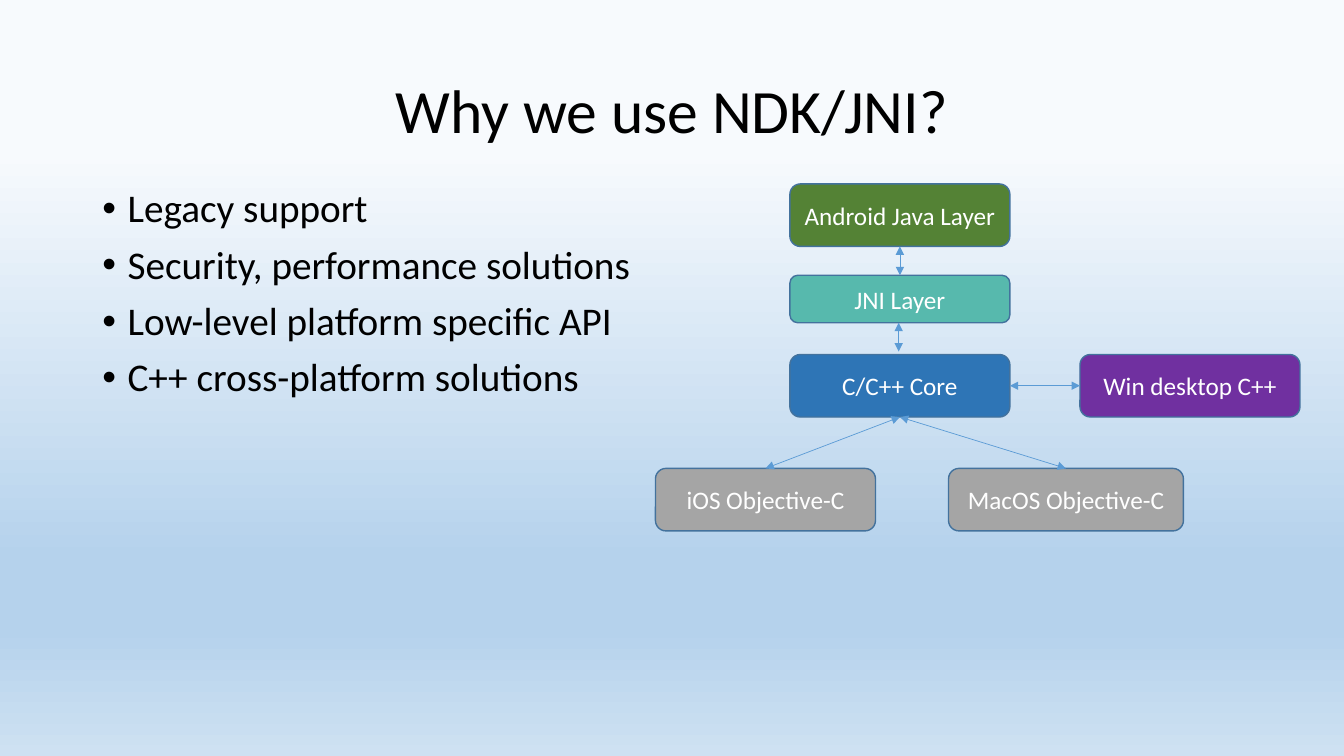
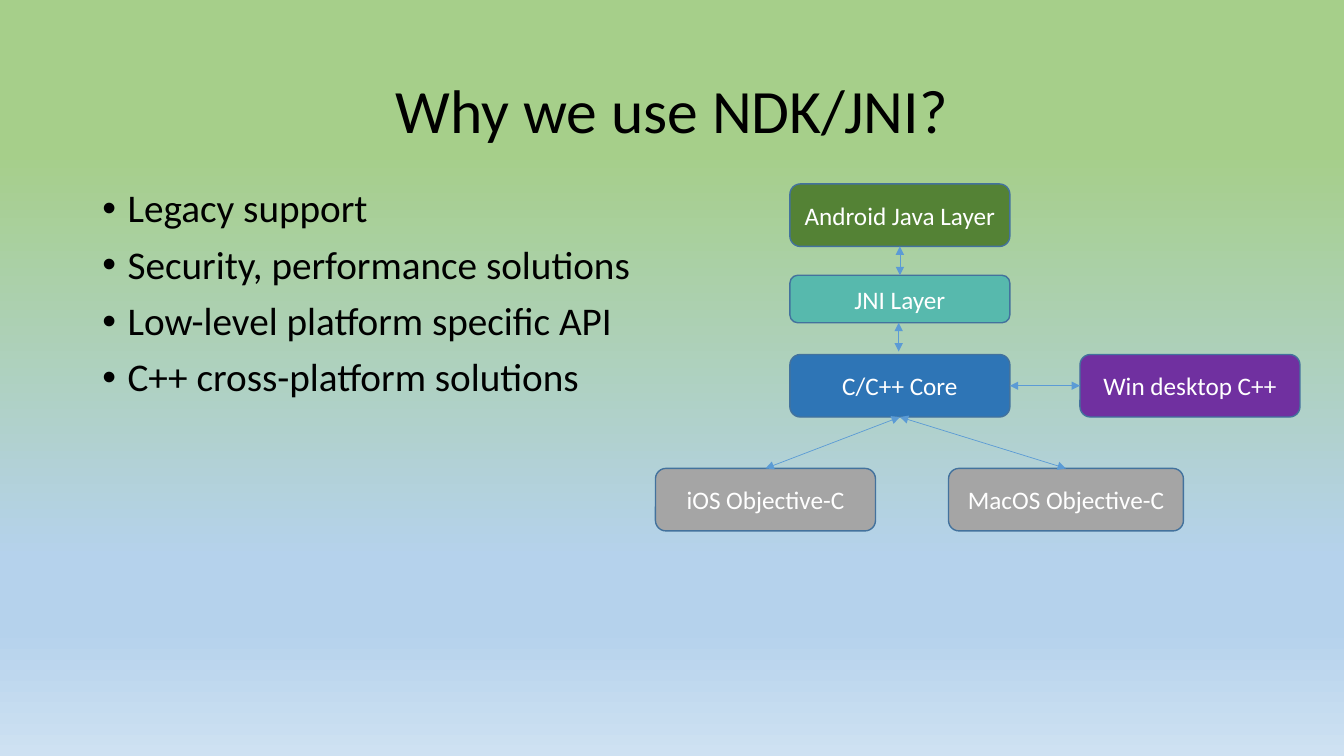
Before and after one commit to 9majka/NDK_presentation, a slide deck: slide 3 of NDK.pptx. Drawn at 1344x756 pixels with LibreOffice and Linux fonts; fonts in the diff are those of the drawing. Boxes give left, top, right and bottom in pixels: in the first picture for what was removed or moved away, otherwise in the second. Text is boxed around its words. In the diff, an @@ line names an element or a change of style, - is before the commit and + after.

```diff
--- a/NDK.pptx
+++ b/NDK.pptx
@@ background gradient #F7FAFD to #B5D2EC to #CEE1F2 to gradient #A6CF8A to #B5D2EC to #CEE1F2 @@
```
Also in this commit, not shown: 9 other slides changed, 3 slides added, 2 other files.
